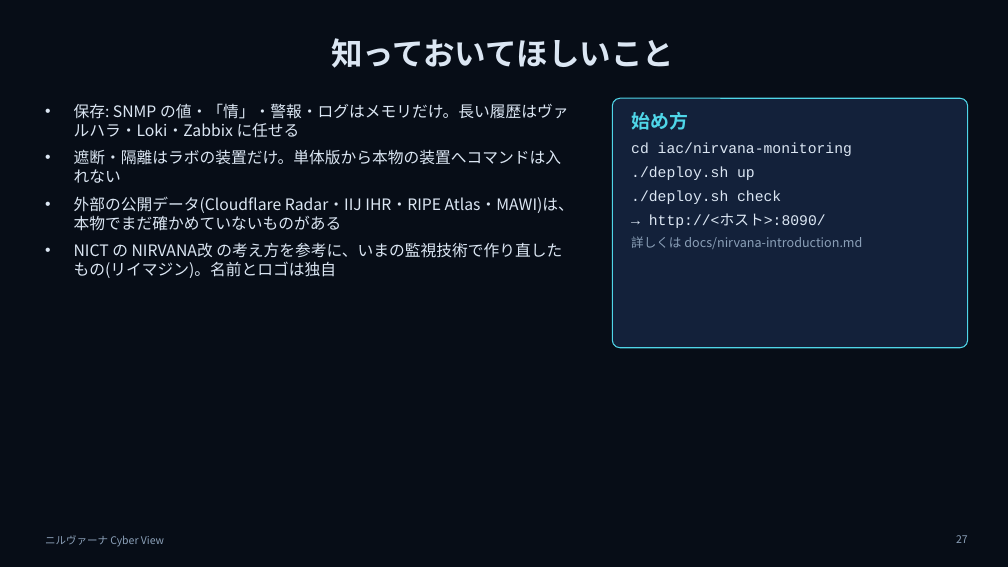
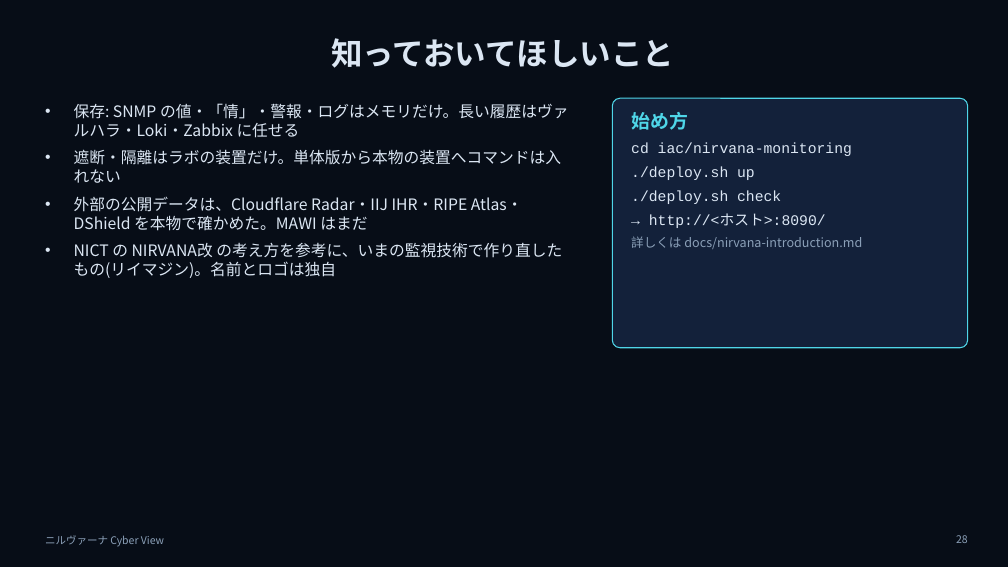
Before and after one commit to w-index-m/nirvana-lab, a slide deck: slide 28 of docs/nirvana-introduction-v2.pptx (slide 27 before the commit). Drawn at 1008x567 pixels with LibreOffice and Linux fonts; fonts in the diff are those of the drawing; background and template pictures are left out. Boxes give left, top, right and bottom in pixels: in the first picture for what was removed or moved away, otherwise in the second. Text is boxed around its words. In the diff, an @@ line names an element or a change of style, - is before the commit and + after.

```diff
--- a/docs/nirvana-introduction-v2.pptx
+++ b/docs/nirvana-introduction-v2.pptx
@@ text at bbox=[74, 196, 523, 231]: text changed @@
-• 外部の公開データ(Cloudflare Radar・IIJ IHR・RIPE Atlas・MAWI)は、本物でまだ確かめていないものがある
+• 外部の公開データは、Cloudflare Radar・IIJ IHR・RIPE Atlas・DShield を本物で確かめた。MAWI はまだ
@@ page number at bbox=[956, 535, 968, 543]: text changed @@
-27
+28
```
Also in this commit, not shown: 1 other slide changed, 1 slide added, 3 other files.
